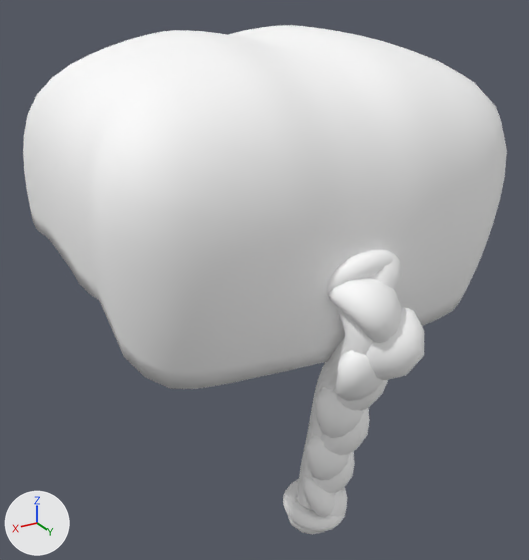
A saved change to the Blender file assets/blender/avatars/shared/hair/braid.blend.
Both versions are drawn from a camera (50 mm lens) standing at (0.619, 1.065, 1.408) and looking at (-0.005, 0.026, 0.889). The axes (+X, +Y, +Z) are drawn at lower left. The lights are the same throughout. The first picture is the older version.

Names of what the first picture shows: 'HairBraid_Braid', 'HairBraid_Cap'.
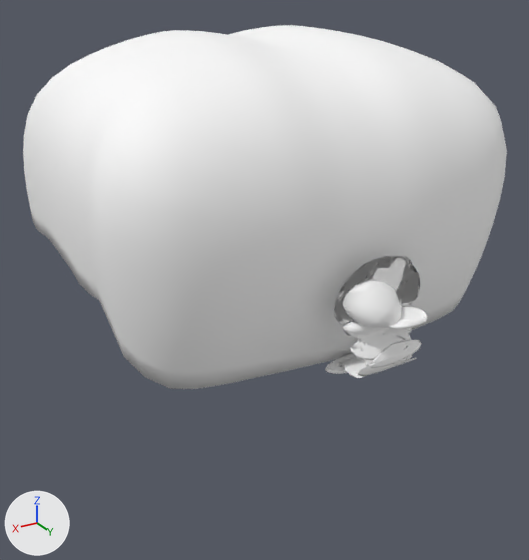
The newer file adds a shape key; the second version is drawn at full value of the shape key 'BackTuck' of 'HairBraid_Braid', and the change is written as the vertex moves it makes.

Location of each change, [x1, y1, x2, y2] in pixels of the pictures (529 x 560 px):
```json
{"object": "HairBraid_Braid", "change": "reshaped", "before": [283, 250, 424, 535], "after": [325, 256, 428, 378], "on screen": "27% narrower, 57% shorter"}
```

The change, as JSON lines over the scene's bpy script:
```json
{"block": "me_hairbraid_braid_female_mesh_002", "where": "# used by ob_hairbraid_braid; location = (0.0, 0.0, 0.0)"}
{"op": "remove", "block": "me_hairbraid_braid_female_mesh_002", "code": "me_hairbraid_braid_female_mesh_002.from_pydata(...)  # 1718 vertices, 1850 faces; spans x -0.077..0.077, y 0.148..0.404, z 0.448..1.041"}
{"op": "add", "block": "me_hairbraid_braid_female_mesh_002", "code": "me_hairbraid_braid_female_mesh_002.from_pydata(...)  # 1718 vertices, 1850 faces; spans x -0.077..0.077, y 0.283..0.404, z 0.845..1.041"}
{"block": "me_hairbraid_braid_female_mesh_002", "change": "me_hairbraid_braid_female_mesh_002 part 1: 1701 of 1718 vertices moved; they spanned x -0.077..0.077, y 0.148..0.404, z 0.448..1.041 and now span x -0.077..0.077, y 0.283..0.404, z 0.845..1.041; mean shift (0.0, 0.079, 0.175); largest move (0.0, 0.2, 0.448) -> (0.0, 0.302, 0.845)"}
```
